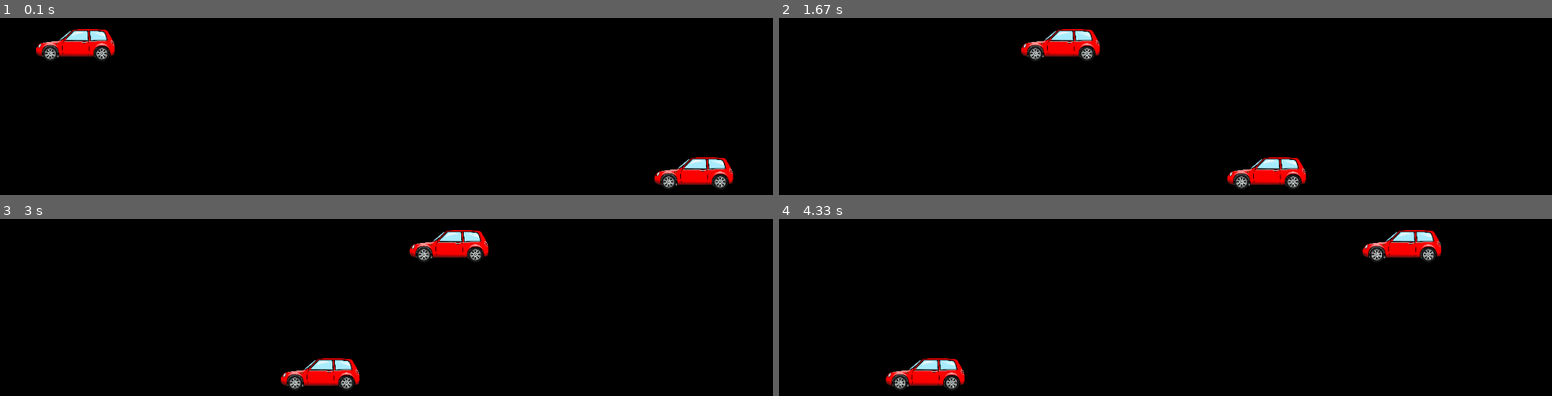
Above: before the commit, frames 1-4 (two rows, left to right).
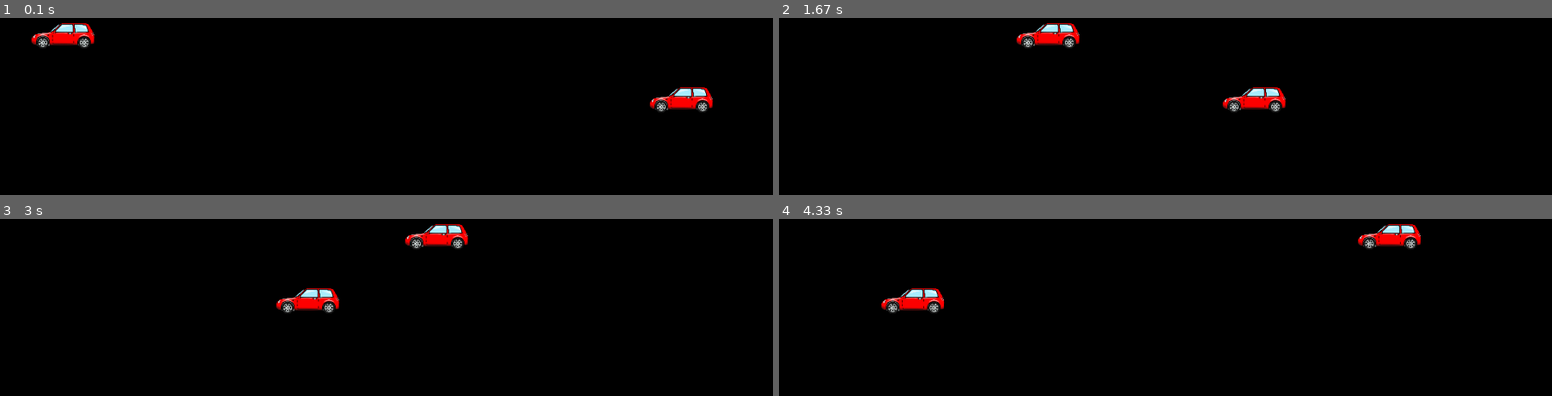
Above: after the commit, the same moments.

Repository: baby-sal/dogtective
Game: pygame game, started from user_interface/game.py
Two runs of this game, one before a commit and one after it. Both use one fixed random seed, a clock stepped at 60 frames per second and the inputs below.
Inputs:
- Up to frame 1 (0.1 s): no input
- Up to frame 2 (1.67 s): no input
- Up to frame 3 (3 s): no input
- Up to frame 4 (4.33 s): no input

The runs differ from the first frame. In frame 1, 3.6% of the frame differs, in the area x 4-95%, y 2-97%; in frame 2, 3.6%; in frame 3, 3.6%; in frame 4, 3.6%, in the area x 13-86%, y 2-97%.

Commit message:
refactored enviromental.py and adjusted game.py accordingly

Diff:
--- a/logic/components/enviromental.py
+++ b/logic/components/enviromental.py
@@ -5,11 +5,16 @@
 # this will need more functionality to justify its existence at some point
 class Environmental(Entity):
 
-    def __init__(self, name):
+    def __init__(self, name, image, x, y, scale):
         super().__init__(name)
+        width = image.get_width()
+        height = image.get_height()
+        self.image = pygame.transform.scale(image, (int(width * scale), int(height * scale)))
+        self.rect = self.image.get_rect()
+        self.rect.topleft = (x, y)
 
-    def draw(self):
-        pass
+    def draw(self, screen):
+        screen.blit(self.image, (self.rect.x, self.rect.y))
 
     def __str__(self):
         return f"Name: {self.name}"
@@ -17,24 +22,15 @@
 
 class Obstacle(Environmental):
 
-    def __init__(self, name, damage, speed, direction, image, x, y, scale):
-        super().__init__(name)
+    def __init__(self, name, image, x, y, scale, damage, speed, direction):
+        super().__init__(name, image, x, y, scale)
         self.damage = damage
         self.speed = speed
         self.direction = direction  # vector, [1, 0] = right, [-1, 0] = left, [0, 1] = down, [0, -1] = up
 
-        width = image.get_width()
-        height = image.get_height()
-        self.image = pygame.transform.scale(image, (int(width * scale), int(height * scale)))
-        self.rect = self.image.get_rect()
-        self.rect.topleft = (x, y)
-
     def update(self):
         self.rect.x += self.direction[0] * self.speed
         self.rect.y += self.direction[1] * self.speed
-
-    def draw(self, screen):
-        screen.blit(self.image, (self.rect.x, self.rect.y))
 
     def __str__(self):
         return f"Name: {self.name}, Damage:{self.speed}, Speed: {self.speed}, "
--- a/user_interface/game.py
+++ b/user_interface/game.py
@@ -22,9 +22,9 @@
         dogtective = pygame.image.load('../logic/assets/images/characters/dogtective_image.png')
         dogtective_coords = [10, 700]
 
-        car_image = pygame.image.load('../logic/assets/images/obstacles/car.png').convert_alpha()
-        car1 = Obstacle("car", 10, 10, [1, 0], car_image, 0, 0, 0.25)
-        car2 = Obstacle("car", 10, 10, [-1, 0], car_image, 1000, 200, 0.25)
+        car_img = pygame.image.load('../logic/assets/images/obstacles/car.png').convert_alpha()
+        car1 = Obstacle("car1", car_img, 0, 0, 0.2, 10, 10, [1, 0])
+        car2 = Obstacle("car2", car_img, 1000, 100, 0.2, 10, 10, [-1, 0])
         self.cars = [car1, car2]
 
         self.game_display.blit(dogtective, dogtective_coords)
